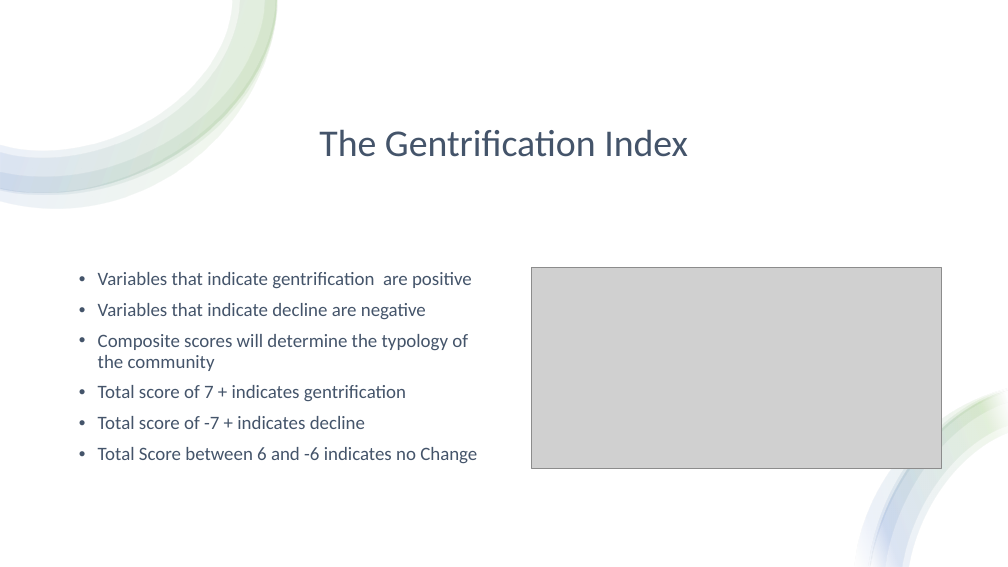
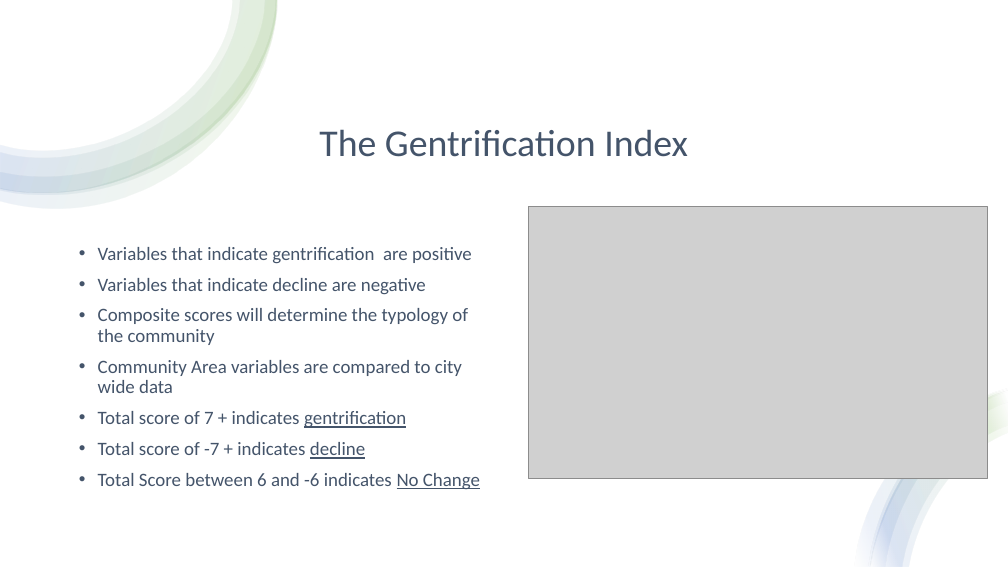
Before and after one commit to rbarre23/rbarre23, a slide deck: slide 7 of 5_Final_Project/3_Presentation/Gentrification and Citizenship.pptx (slide 8 before the commit). Drawn at 1008x567 pixels with LibreOffice and Linux fonts; fonts in the diff are those of the drawing; grey boxes stand for pictures. Boxes give left, top, right and bottom in pixels: in the first picture for what was removed or moved away, otherwise in the second. Text is boxed around its words. In the diff, an @@ line names an element or a change of style, - is before the commit and + after.

```diff
--- a/5_Final_Project/3_Presentation/Gentrification and Citizenship.pptx
+++ b/5_Final_Project/3_Presentation/Gentrification and Citizenship.pptx
@@ picture: place and size @@
-picture at bbox=[532, 268, 941, 469]
+picture at bbox=[529, 207, 988, 479]
@@ text at bbox=[98, 360, 462, 393]: paragraph added @@
+• Community Area variables are compared to city wide data
@@ text at bbox=[98, 411, 406, 459]: underline on in "gentrification", "decline" @@
@@ text at bbox=[98, 473, 480, 489]: text changed @@
-• Total Score between 6 and -6 indicates no Change
+• Total Score between 6 and -6 indicates No Change
```
Also in this commit, not shown: 1 other slide changed, 4 slides added, 2 slides removed, 3 other files.
